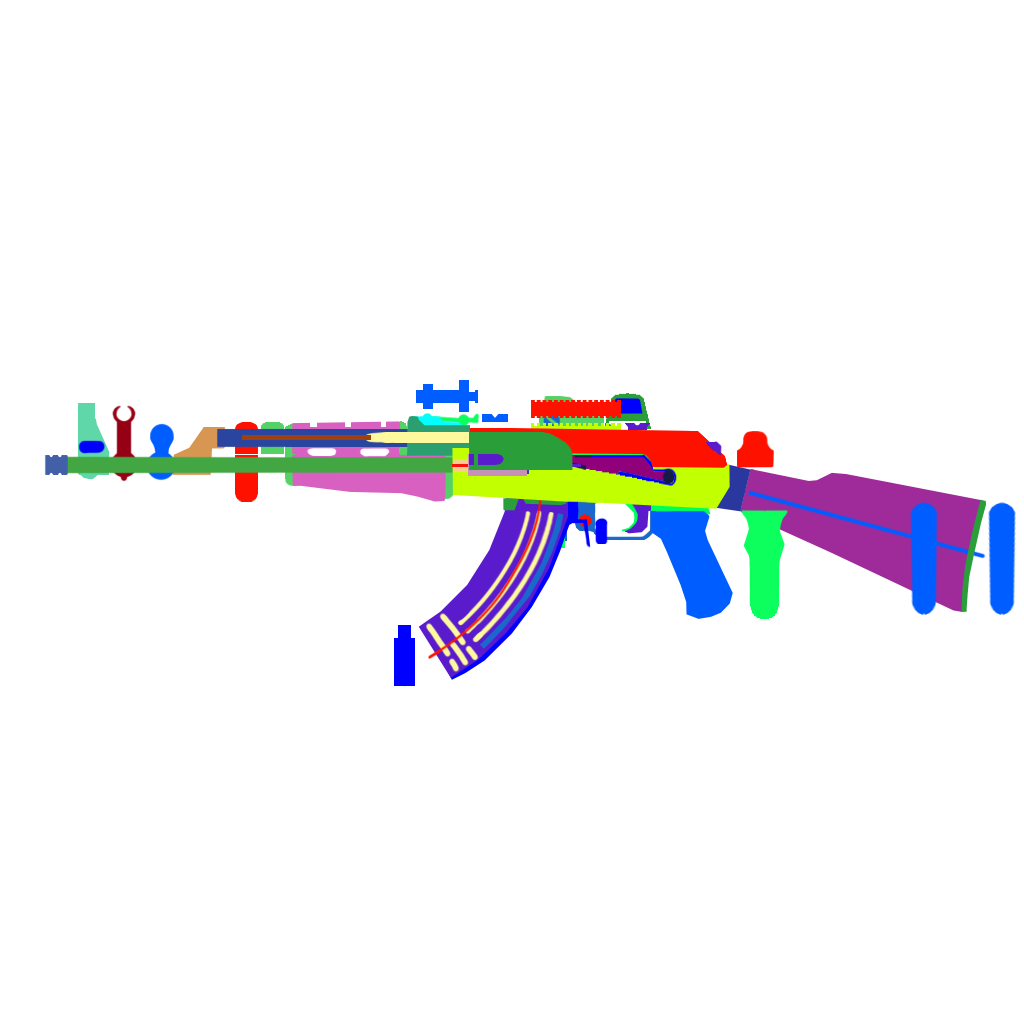
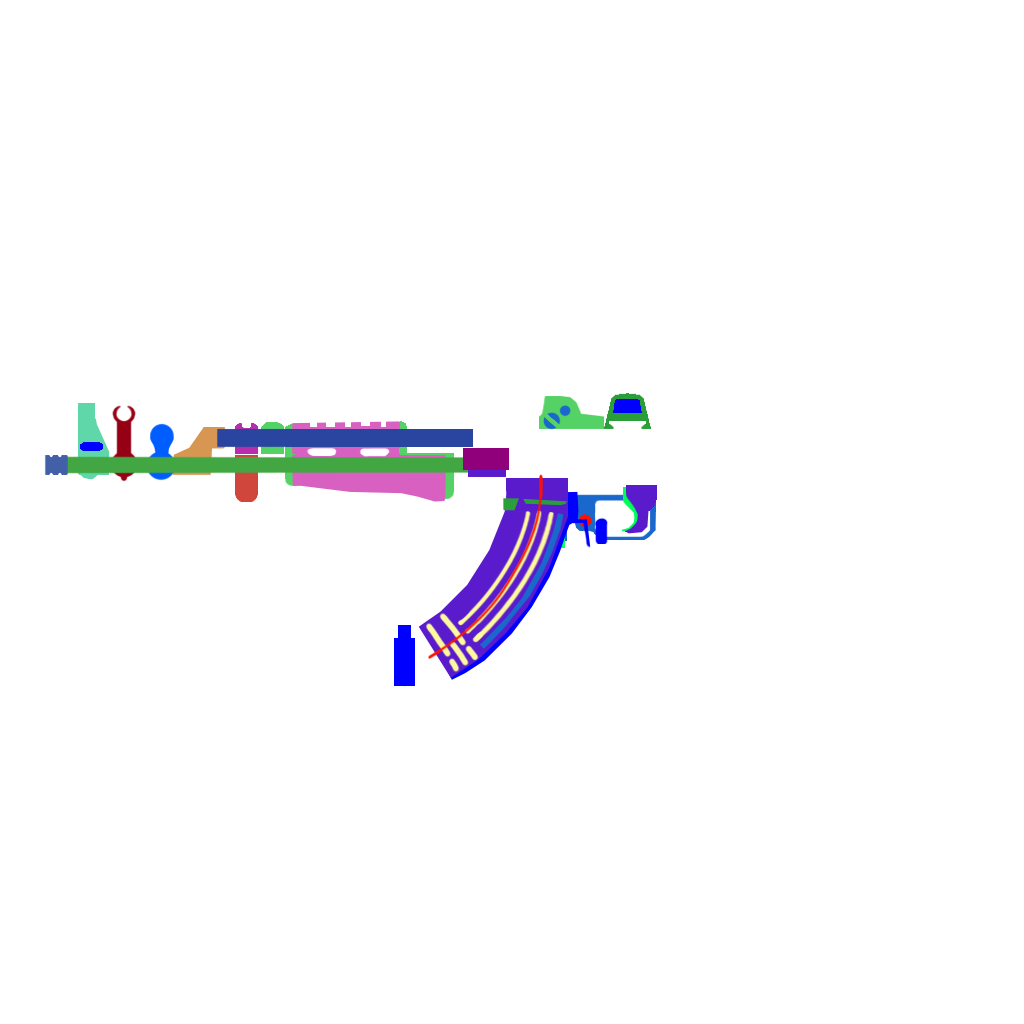
Revision of a layered (1024, 1024) image; what changed, layer by layer:
painted on "BoltCarrier_SIDE_CUTOUT" over left=464, top=454, right=468, bottom=476
painted on "UpperReceiver_FireSelectorSwitch_SIDE_ADDON3" over left=568, top=462, right=586, bottom=470
painted on "UpperReceiver_FireSelectorSwitch_SIDE_ADDON2" over left=617, top=456, right=651, bottom=475
painted on "UpperReceiver_FireSelectorSwitch_SIDE_ADDON1" over left=564, top=457, right=673, bottom=484
painted on "UpperReceiver_FireSelectorSwitch_SIDE" over left=564, top=461, right=673, bottom=487
painted on "UpperReceiver_SIDE_CUTOUT1" over left=469, top=438, right=651, bottom=467
showed "UpperReceiver_LowerReceiver_SIDE_CUTOUT2" over left=456, top=478, right=558, bottom=498
showed "UpperReceiver_LowerReceiver_SIDE_CUTOUT1" over left=452, top=468, right=734, bottom=525
painted on "UpperReceiver_LowerReceiver_Grip_FRONT" over left=743, top=519, right=785, bottom=566
painted on "ReflexSight_FRONT_CUTOUT1" over left=612, top=398, right=643, bottom=414
painted on "ReflexSight_SIDE_CUTOUT1" over left=544, top=414, right=560, bottom=428
painted on "FrontSight_SIDE_CUTOUT1" over left=78, top=440, right=106, bottom=454
painted on "UpperHandGuard_FRONT" over left=235, top=422, right=258, bottom=454
painted on "UpperHandGuard_SIDE" over left=326, top=421, right=370, bottom=427
painted on "UpperHandGuard_InnerShroud_FRONT" over left=261, top=422, right=284, bottom=427
painted on "UpperHandGuard_InnerShroud_SIDE" over left=367, top=441, right=397, bottom=443
painted on "LowerHandGuard_FRONT" over left=235, top=455, right=258, bottom=502
